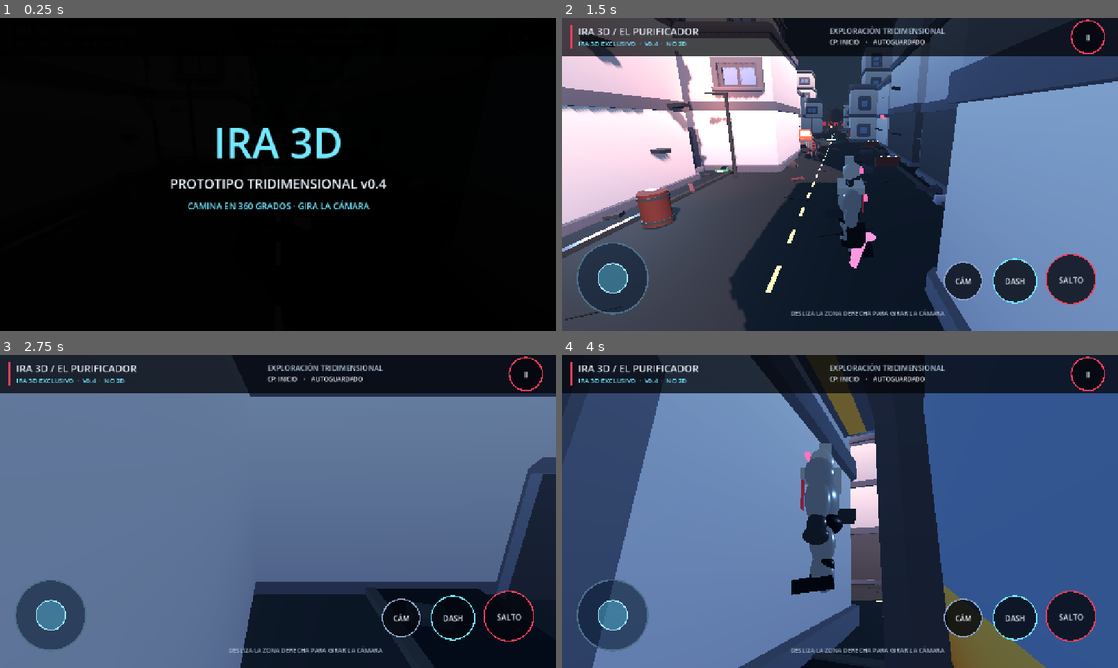
Above: before the commit, frames 1-4 (two rows, left to right).
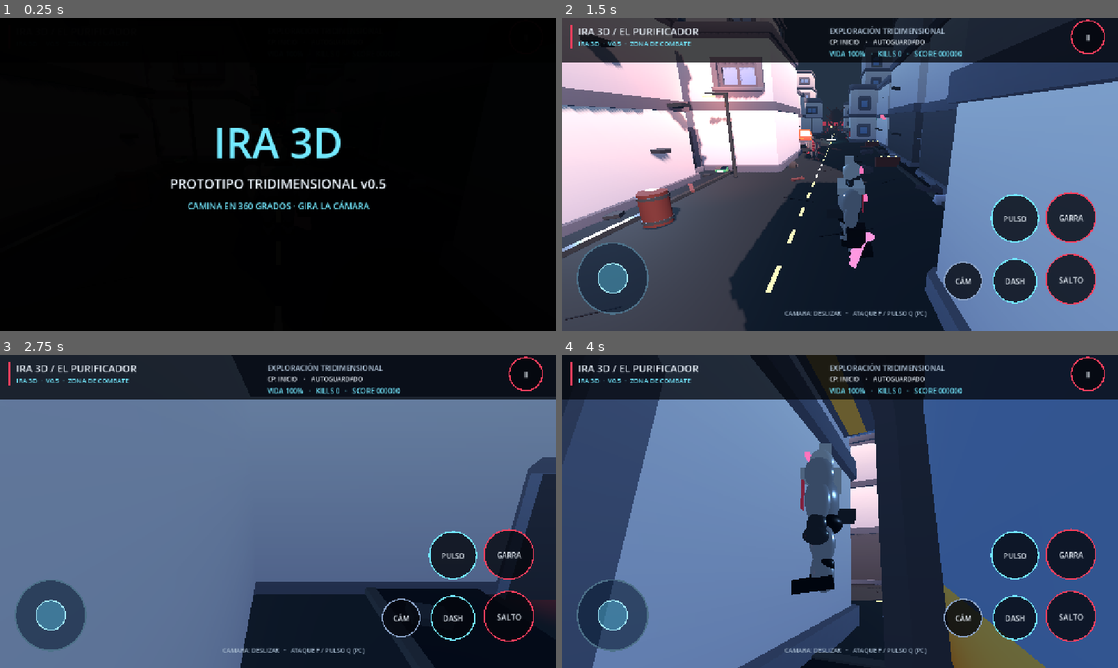
Above: after the commit, the same moments.

Repository: lsnoglos/Ira
Game: Godot game, scene res://scenes/main.tscn
The game is run twice, just before and just after one commit, with the same random seed, the same clock (stepped at 60 frames per second) and the same inputs.
Inputs (mouse positions are in pixels of both pictures, inside the frame that each line leads up to):
- Up to frame 1 (0.25 s): no input
- Up to frame 2 (1.5 s): tap Enter at 0.5 s; move the mouse to (962, 158) at 0.52 s; hold D 0.53-1.25 s; hold F 0.53-1.25 s; click (962, 158) at 0.67 s; tap Space at 0.77 s; tap Q at 0.8 s; drag from (728, 190) to (812, 237) at 1.27 s
- Up to frame 3 (2.75 s): move the mouse to (333, 442) at 2.02 s; hold D from 2.03 s (still down); hold F from 2.03 s (still down); tap Q at 2.3 s
- Up to frame 4 (4 s): release D at 2.75 s; release F at 2.75 s; drag from (812, 574) to (673, 464) at 2.77 s; move the mouse to (1006, 558) at 3.52 s; hold A from 3.53 s (still down); hold Shift from 3.53 s (still down); tap Space at 3.77 s; tap Q at 3.8 s

The runs differ from the first frame. In frame 1, less than 0.1% of the frame differs, in the area x 68-70%, y 51-55%; in frame 2, 4.9%; in frame 3, 5.0%, in the area x 0-100%, y 7-96%; in frame 4, 4.9%.
Error before the commit: Invalid assignment of property or key 'life' with value of type 'int' on a base object of type 'CanvasLayer (TouchHUD.gd)'. (res://scripts/Main.gd:69)

Commit message:
feat(android): tactile claw/pulse buttons and combat HP score HUD

Diff:
--- a/scripts/TouchHUD.gd
+++ b/scripts/TouchHUD.gd
@@ -7,6 +7,11 @@
 var dodge_queued := false
 var recenter_queued := false
 var pause_queued := false
+var claw_queued := false
+var pulse_queued := false
+var life := 100
+var kills := 0
+var score := 0
 var joystick_finger := -1
 var camera_finger := -1
 var joystick_origin := Vector2.ZERO
@@ -62,6 +67,16 @@
     var was := recenter_queued
     recenter_queued = false
     return was
+
+func consume_claw() -> bool:
+    var queued := claw_queued
+    claw_queued = false
+    return queued
+
+func consume_pulse() -> bool:
+    var queued := pulse_queued
+    pulse_queued = false
+    return queued
 
 func consume_pause() -> bool:
     var was := pause_queued
@@ -99,6 +114,12 @@
         elif paused:
             pause_queued = true
         return
+    if pos.y > s.y-343.0 and pos.y < s.y-171.0 and pos.x > s.x-174.0:
+        claw_queued = true
+        return
+    if pos.y > s.y-343.0 and pos.y < s.y-171.0 and pos.x > s.x-305.0:
+        pulse_queued = true
+        return
     if pos.y > s.y-215.0 and pos.x < s.x*0.42 and joystick_finger == -1:
         joystick_finger = finger
         joystick_origin = Vector2(116, s.y - 122)
@@ -137,17 +158,18 @@
     var s: Vector2 = get_viewport().get_visible_rect().size
     var font: Font = ThemeDB.fallback_font
     var ui_size: int = 18
-    hud_root.draw_rect(Rect2(Vector2(0,0), Vector2(s.x, 86)), Color(0.012, 0.018, 0.032, 0.74))
+    hud_root.draw_rect(Rect2(Vector2(0,0), Vector2(s.x, 102)), Color(0.012, 0.018, 0.032, 0.74))
     hud_root.draw_rect(Rect2(Vector2(19,16),Vector2(5,53)), red)
     hud_root.draw_string(font, Vector2(37,39), "IRA 3D / EL PURIFICADOR", HORIZONTAL_ALIGNMENT_LEFT, -1, 23, white)
-    hud_root.draw_string(font, Vector2(37,64), "IRA 3D EXCLUSIVO  ·  V0.4  ·  NO 2D", HORIZONTAL_ALIGNMENT_LEFT, -1, 15, cyan)
+    hud_root.draw_string(font, Vector2(37,64), "IRA 3D  ·  V0.5  ·  ZONA DE COMBATE", HORIZONTAL_ALIGNMENT_LEFT, -1, 15, cyan)
     hud_root.draw_string(font, Vector2(s.x*0.48,36), "EXPLORACIÓN TRIDIMENSIONAL", HORIZONTAL_ALIGNMENT_LEFT, -1, 17, Color("b5c9dd"))
     hud_root.draw_string(font, Vector2(s.x*0.48,60), "CP: " + checkpoint_name + "    ·    AUTOGUARDADO", HORIZONTAL_ALIGNMENT_LEFT, -1, 14, white)
+    hud_root.draw_string(font, Vector2(s.x*0.48,88), "VIDA %d%%   ·   KILLS %d   ·   SCORE %06d" % [life,kills,score], HORIZONTAL_ALIGNMENT_LEFT,-1,16,cyan)
     _rounded_box(Vector2(s.x-70, 43), 38.0, red, "II", font, ui_size)
     if intro_seconds > 0.0:
         hud_root.draw_rect(Rect2(Vector2.ZERO,s), Color(0,0,0,minf(0.98,intro_seconds*0.5)))
         _center_text("IRA 3D",s/2.0 + Vector2(0,-70),94,cyan)
-        _center_text("PROTOTIPO TRIDIMENSIONAL v0.4",s/2.0 + Vector2(0,22),30,white)
+        _center_text("PROTOTIPO TRIDIMENSIONAL v0.5",s/2.0 + Vector2(0,22),30,white)
         _center_text("CAMINA EN 360 GRADOS · GIRA LA CÁMARA",s/2.0 + Vector2(0,73),20,cyan)
         return
     if paused:
@@ -161,10 +183,12 @@
     var thumb: Vector2 = joystick_pos if joystick_finger != -1 else base
     hud_root.draw_circle(thumb,34,Color(0.35,0.78,0.92,0.42))
     hud_root.draw_arc(thumb,34,0,TAU,48,Color("a6eeff"),2.6)
+    _rounded_box(Vector2(s.x-109,s.y-262),57.0,red,"GARRA",font,17)
+    _rounded_box(Vector2(s.x-238,s.y-260),54.0,cyan,"PULSO",font,16)
     _rounded_box(Vector2(s.x-109,s.y-120),57.0,red,"SALTO",font,18)
     _rounded_box(Vector2(s.x-238,s.y-116),50.0,cyan,"DASH",font,17)
     _rounded_box(Vector2(s.x-357,s.y-116),43.0,Color("8ba4c9"),"CÁM",font,16)
-    hud_root.draw_string(font,Vector2(s.x*0.41,s.y-36),"DESLIZA LA ZONA DERECHA PARA GIRAR LA CÁMARA",HORIZONTAL_ALIGNMENT_LEFT,-1,14,Color("a9bdd1"))
+    hud_root.draw_string(font,Vector2(s.x*0.40,s.y-36),"CAMARA: DESLIZAR   ·   ATAQUE F / PULSO Q (PC)",HORIZONTAL_ALIGNMENT_LEFT,-1,14,Color("a9bdd1"))
     if message_time > 0.0:
         hud_root.draw_rect(Rect2(Vector2(s.x*0.24,s.y-250),Vector2(s.x*0.52,47)),Color(0.02,0.03,0.06,0.88))
         _center_text(message,Vector2(s.x*0.50,s.y-217),20,cyan)
